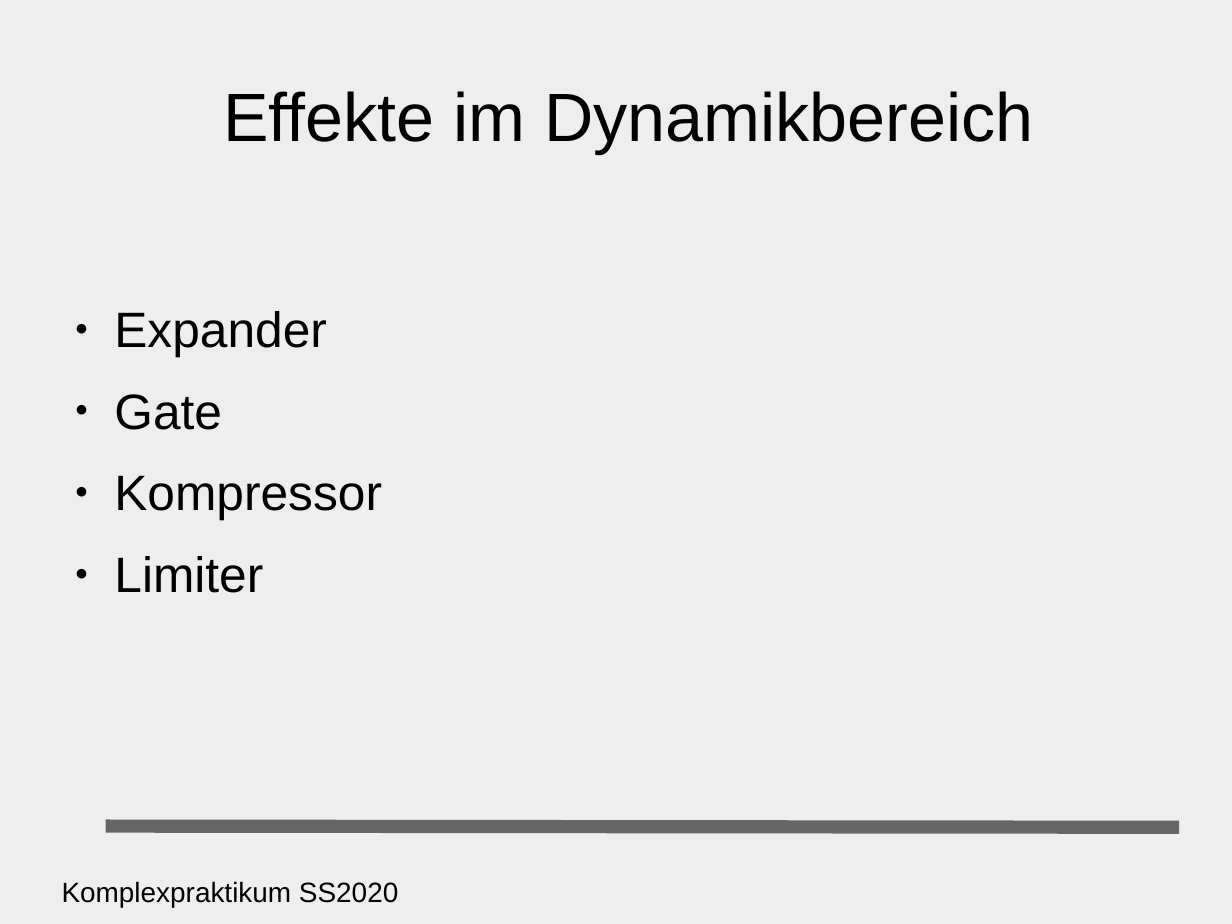
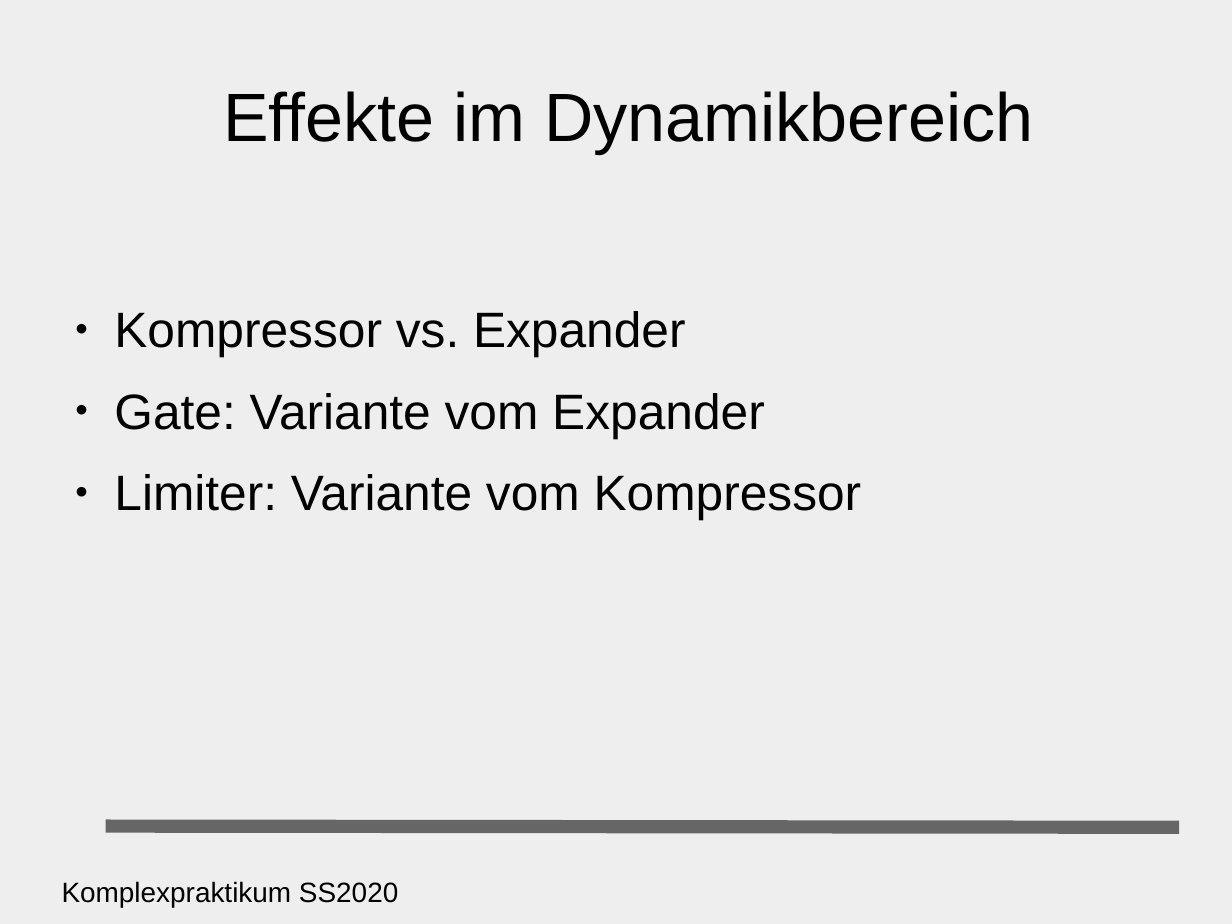
Before and after one commit to cornzz/ckpa-compressor, a slide deck: slide 3 of präsentation.odp. Drawn at 1232x924 pixels with LibreOffice and Linux fonts; fonts in the diff are those of the drawing. Boxes give left, top, right and bottom in pixels: in the first picture for what was removed or moved away, otherwise in the second. Text is boxed around its words. In the diff, an @@ line names an element or a change of style, - is before the commit and + after.

```diff
--- a/präsentation.odp
+++ b/präsentation.odp
@@ text at <box>114,311,862,520</box>: text changed @@
-● Expander
-● Gate
-● Kompressor
-● Limiter
+● Kompressor vs. Expander
+● Gate: Variante vom Expander
+● Limiter: Variante vom Kompressor
```
Also in this commit, not shown: 3 other slides changed, 1 slide added, 1 other file.
